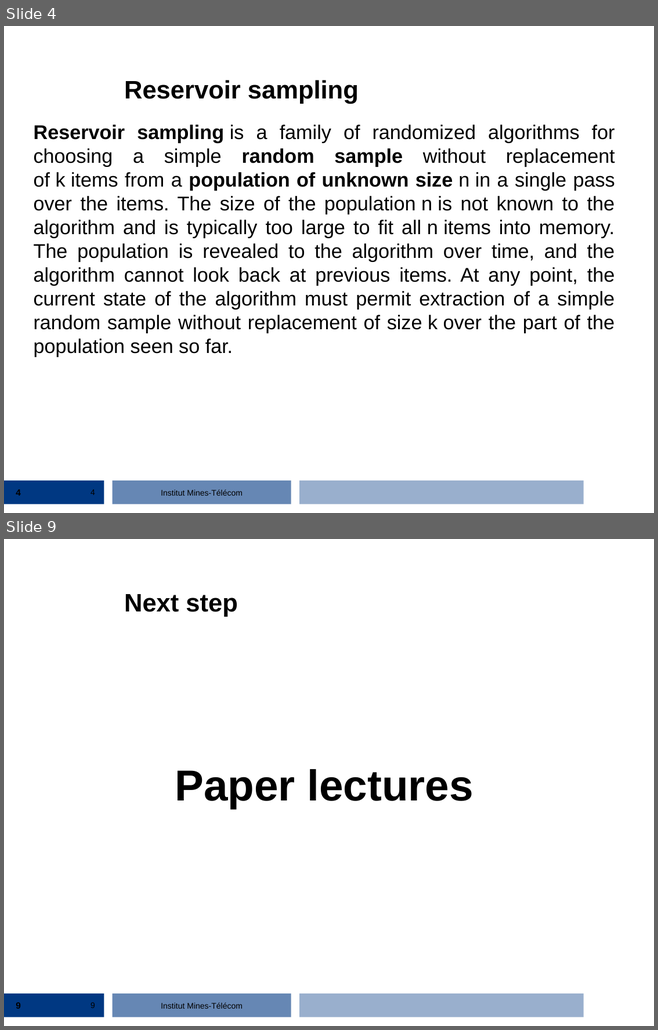
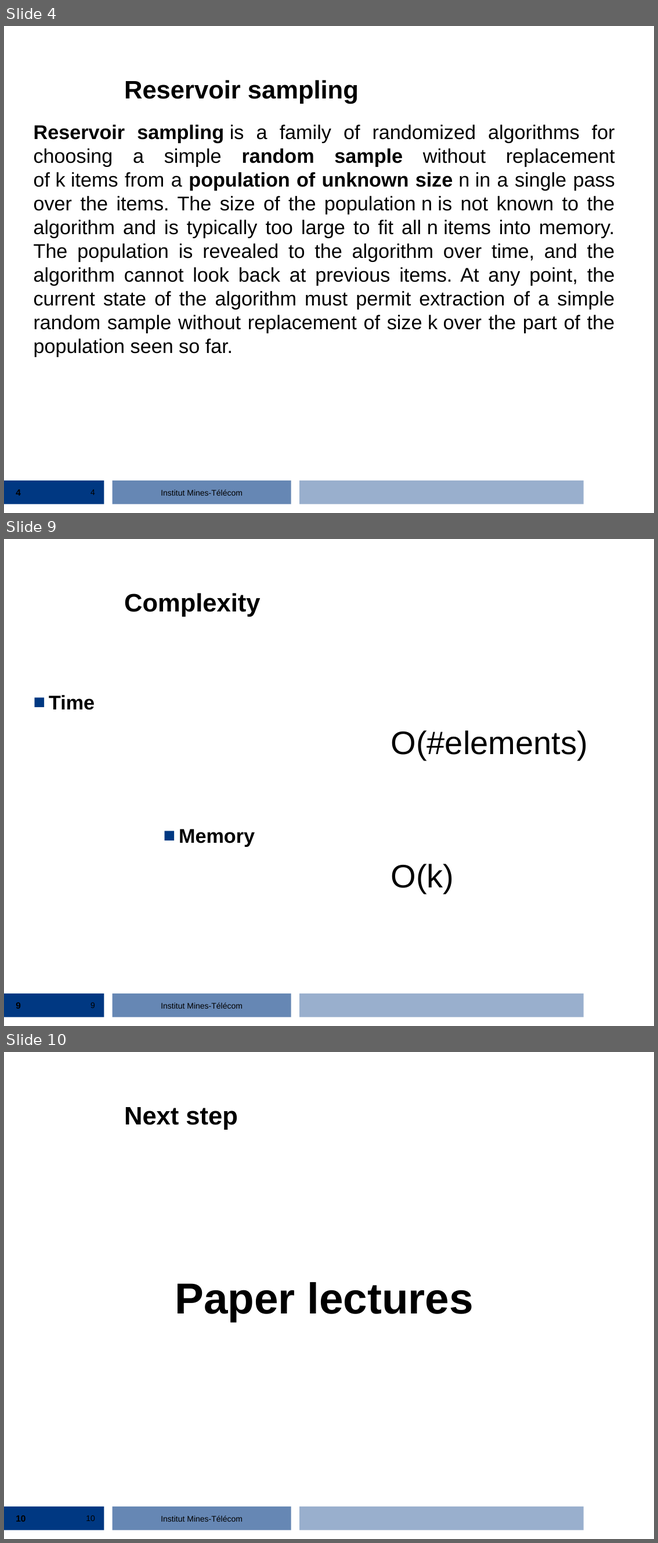
Before and after one commit to streaming-algorithms/reservoir_sampling, a slide deck: 4_reservoir_sampling.ppt. Shown one above the other, each under a label of ours: slides 4 and 9 before the commit, slides 4, 9 and 10 after it; the slides between them are not shown. The pictures are 658x1030 and 658x1543 pixels, drawn with LibreOffice and Linux fonts; fonts in the diff are those of the drawing; background and template pictures are left out. Boxes give left, top, right and bottom in pixels: in the first picture for what was removed or moved away, otherwise in the second. Text is boxed around its words. In the diff, an @@ line names an element or a change of style, - is before the commit and + after.

Commit message:
add time and memory complexities

```diff
--- a/4_reservoir_sampling.ppt
+++ b/4_reservoir_sampling.ppt
@@ slide 9 added at box(4, 539, 654, 1026), background #FFFFFF; not listed: 4 template elements that a slide beside it also shows @@
@@ title added at box(124, 593, 260, 617), 28 pt, text #000000, bold @@
+Complexity
@@ text added at box(49, 695, 587, 893), 36 pt, text #000000 @@
+■ Time
+        O(#elements)
+■ Memory
+        O(k)
@@ page number added at box(16, 1002, 21, 1009), 10 pt, text #000000, bold @@
+9
@@ page number added at box(90, 1002, 95, 1008), 9 pt, text #000000 @@
+9
@@ what was slide 9 is now slide 10 @@
@@ page number at box(16, 1515, 25, 1522): text changed @@
-9
+10
@@ page number at box(86, 1515, 95, 1521): text changed @@
-9
+10
```
Also in this commit, not shown: 2 slides changed.
